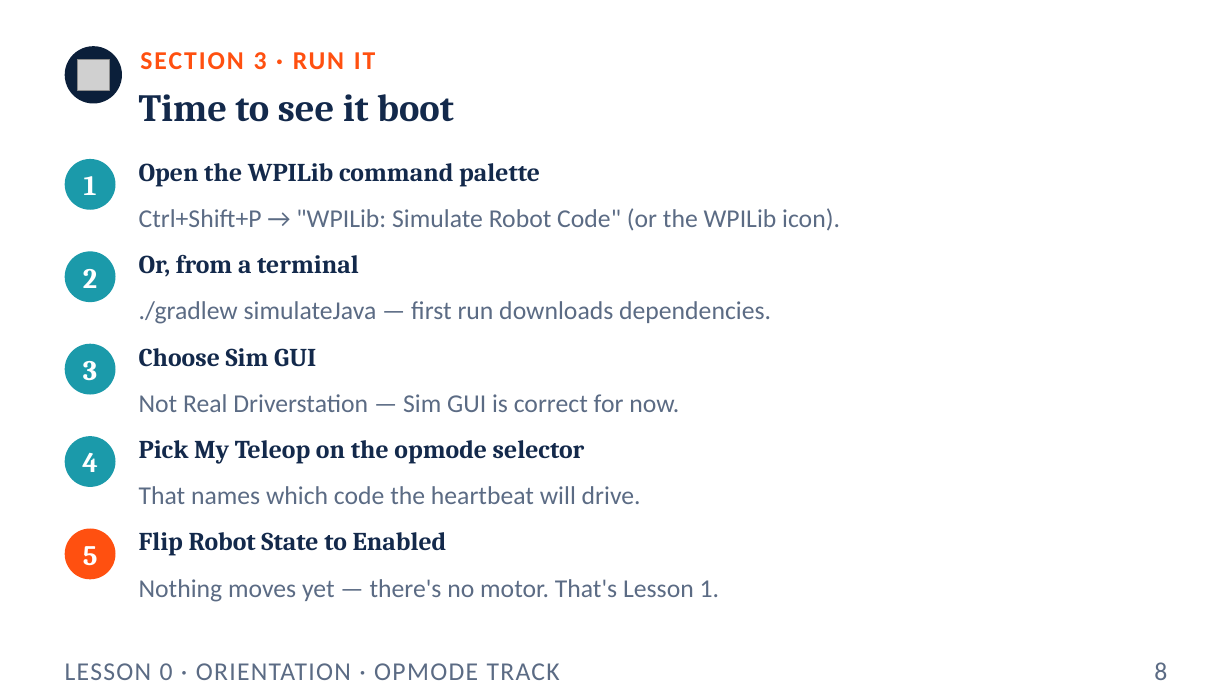
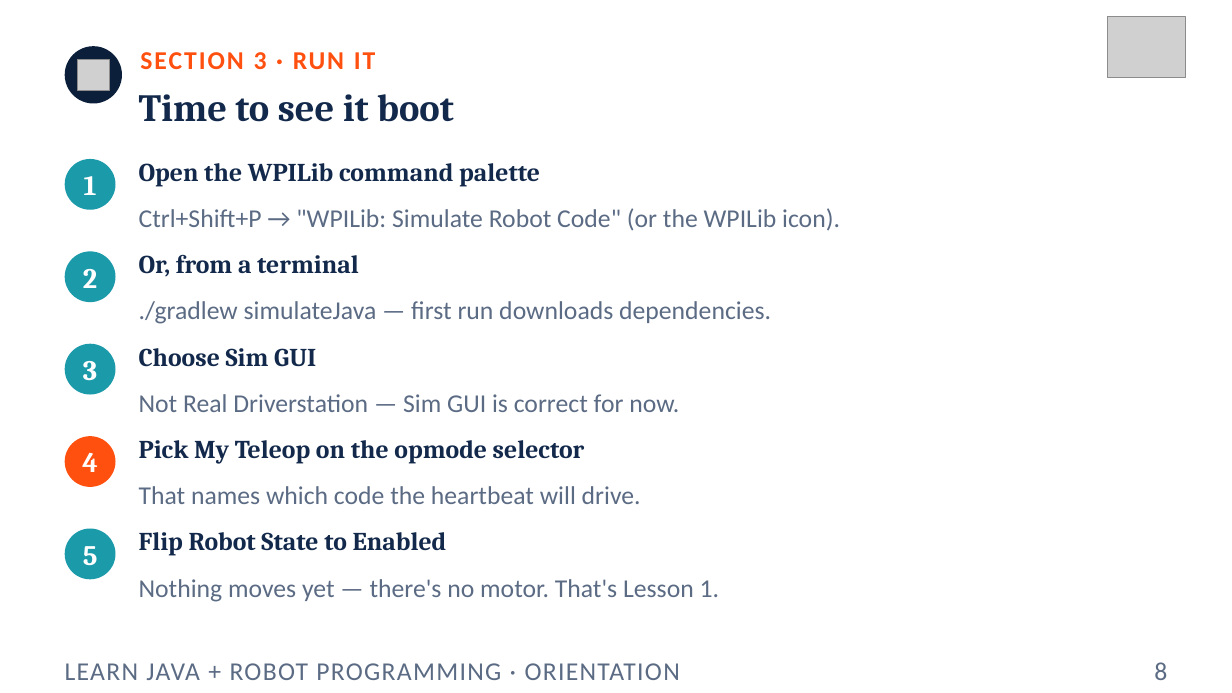
Before and after one commit to FRC5010/BasicRobotLessons, a slide deck: slide 8 of docs/presentations/v3/00-orientation.pptx. Drawn at 1232x693 pixels with LibreOffice and Linux fonts; fonts in the diff are those of the drawing; grey boxes stand for pictures. Boxes give left, top, right and bottom in pixels: in the first picture for what was removed or moved away, otherwise in the second. Text is boxed around its words. In the diff, an @@ line names an element or a change of style, - is before the commit and + after.

```diff
--- a/docs/presentations/v3/00-orientation.pptx
+++ b/docs/presentations/v3/00-orientation.pptx
@@ picture added at (x1=1107, y1=17, x2=1186, y2=78) @@
@@ ellipse at (x1=65, y1=436, x2=116, y2=487): fill #1B9AAA to #FF5010 @@
@@ ellipse at (x1=65, y1=529, x2=116, y2=579): fill #FF5010 to #1B9AAA @@
@@ text at (x1=65, y1=663, x2=680, y2=680): text changed @@
-LESSON 0 · ORIENTATION · OPMODE TRACK
+LEARN JAVA + ROBOT PROGRAMMING · ORIENTATION
```
Also in this commit, not shown: 10 other slides changed, 40 other files.
